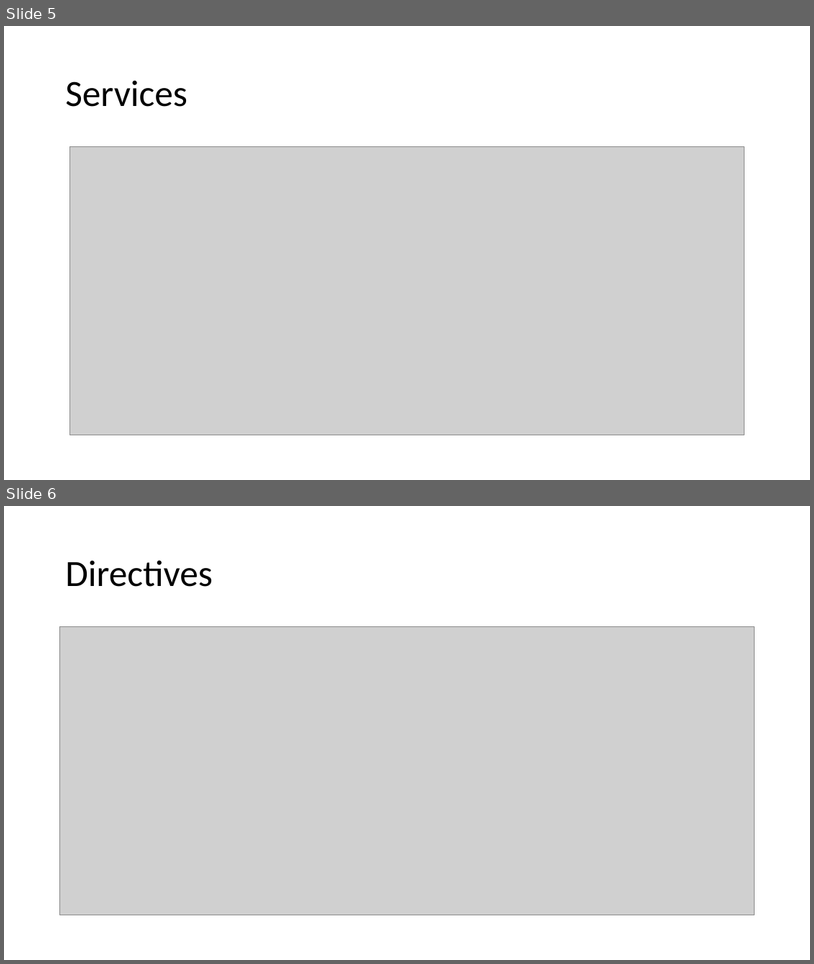
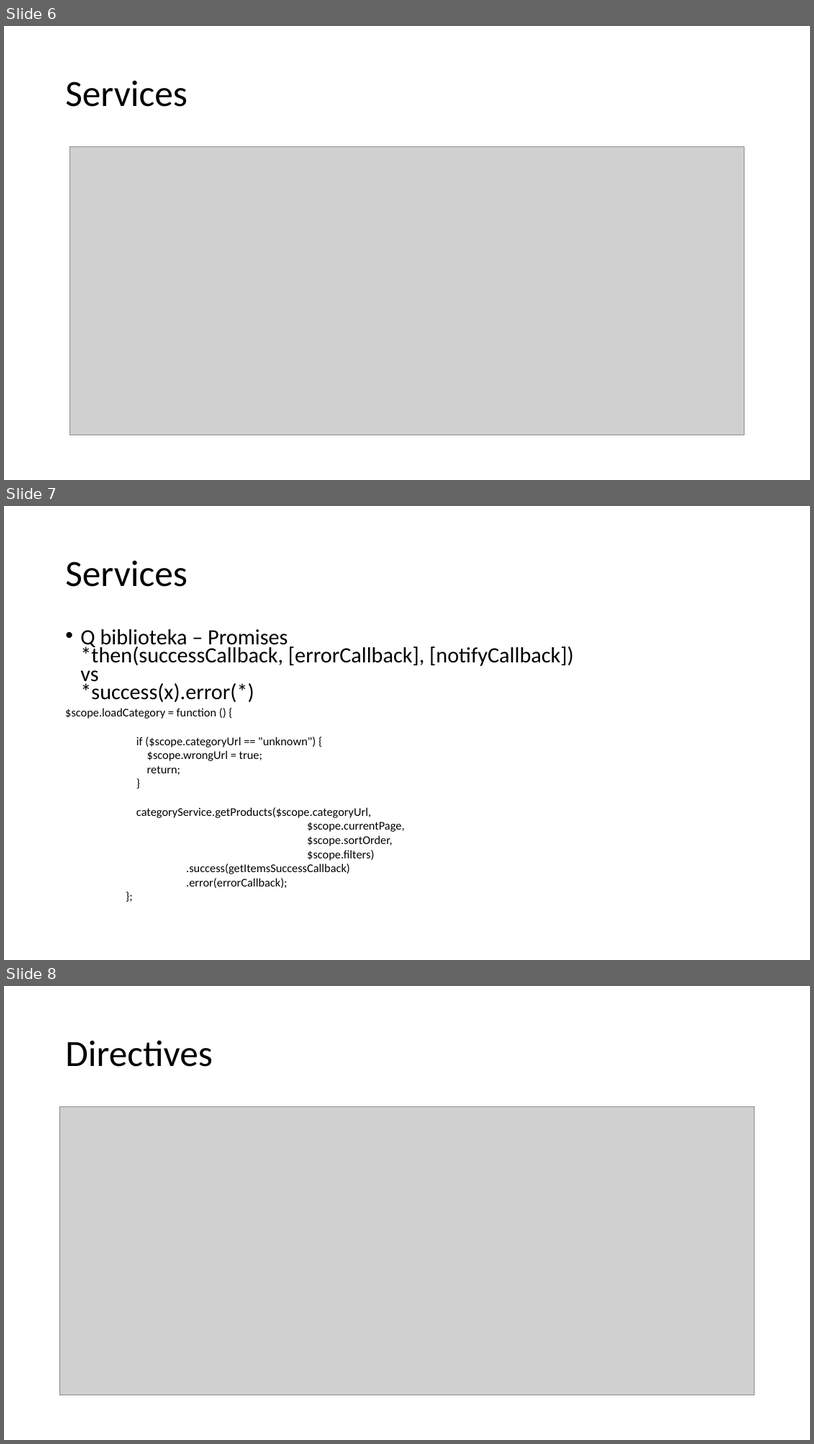
Before and after one commit to mmssniper/angular-workshop, a slide deck: prezentacije/1-4 Angular povijest.pptx. Shown one above the other, each under a label of ours: slides 5 and 6 before the commit, slides 6, 7 and 8 after it. The pictures are 814x964 and 814x1444 pixels, drawn with LibreOffice and Linux fonts; fonts in the diff are those of the drawing; grey boxes stand for pictures. Boxes give left, top, right and bottom in pixels: in the first picture for what was removed or moved away, otherwise in the second. Text is boxed around its words. In the diff, an @@ line names an element or a change of style, - is before the commit and + after.

```diff
--- a/prezentacije/1-4 Angular povijest.pptx
+++ b/prezentacije/1-4 Angular povijest.pptx
@@ slide 7 added at bbox=[4, 506, 810, 960], background #FFFFFF @@
@@ title added at bbox=[65, 560, 188, 587], 44 pt, text #000000 @@
+Services
@@ text added at bbox=[80, 629, 574, 702], 25.9 pt, text #000000 @@
+• Q biblioteka – Promises
+  *then(successCallback, [errorCallback], [notifyCallback])
+  vs
+  *success(x).error(*)
@@ text added at bbox=[65, 708, 404, 888], 14 pt, text #000000 @@
+$scope.loadCategory = function () {
+if ($scope.categoryUrl == "unknown") {
+$scope.wrongUrl = true;
+return;
+}
+categoryService.getProducts($scope.categoryUrl,
+$scope.currentPage,
+$scope.sortOrder,
+$scope.filters)
+.success(getItemsSuccessCallback)
+.error(errorCallback);
+};
@@ what was slide 5 is now slide 6 @@
@@ what was slide 6 is now slide 8 @@
```
Also in this commit, not shown: 1 slide changed, 2 other slides added, 2 other files.
